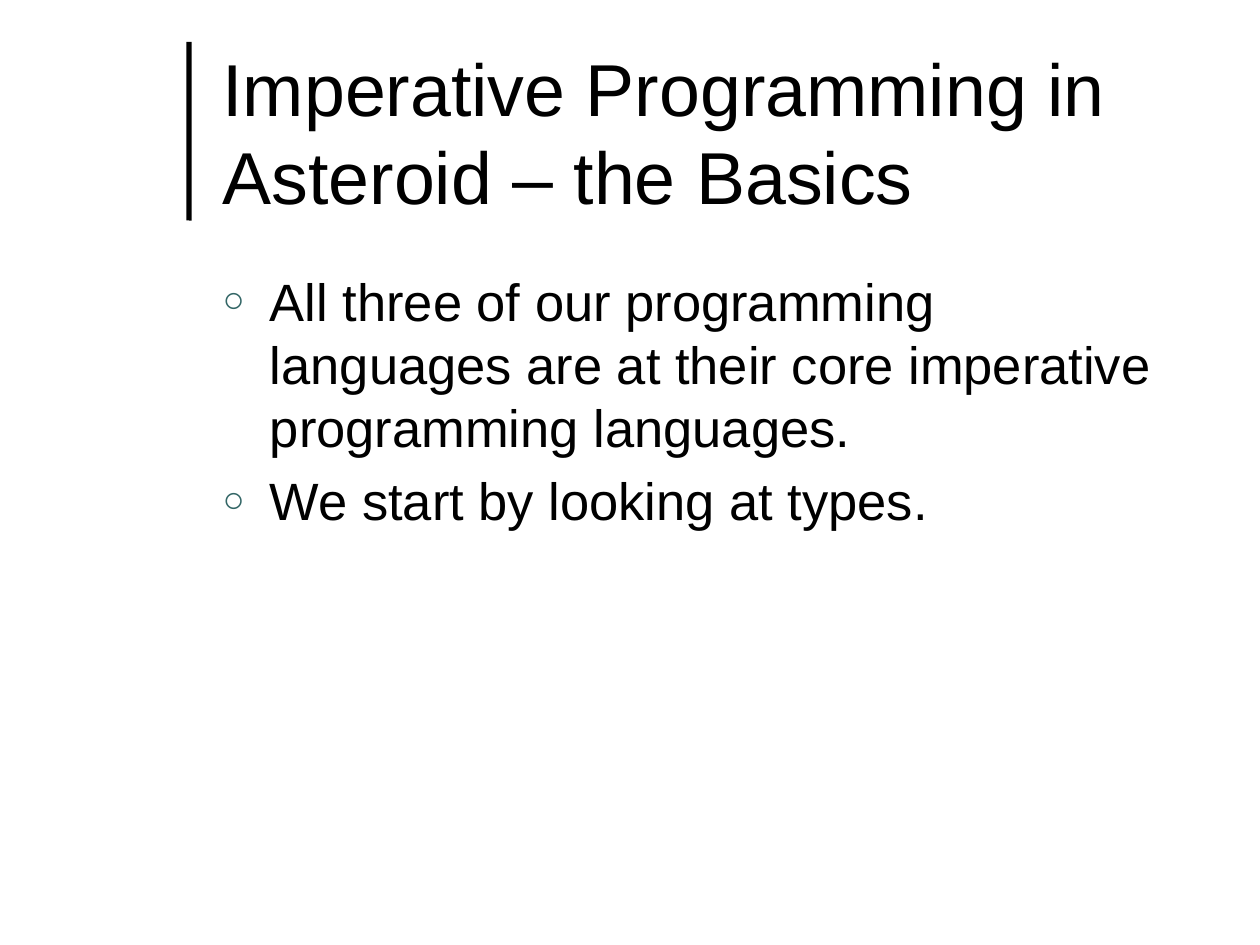
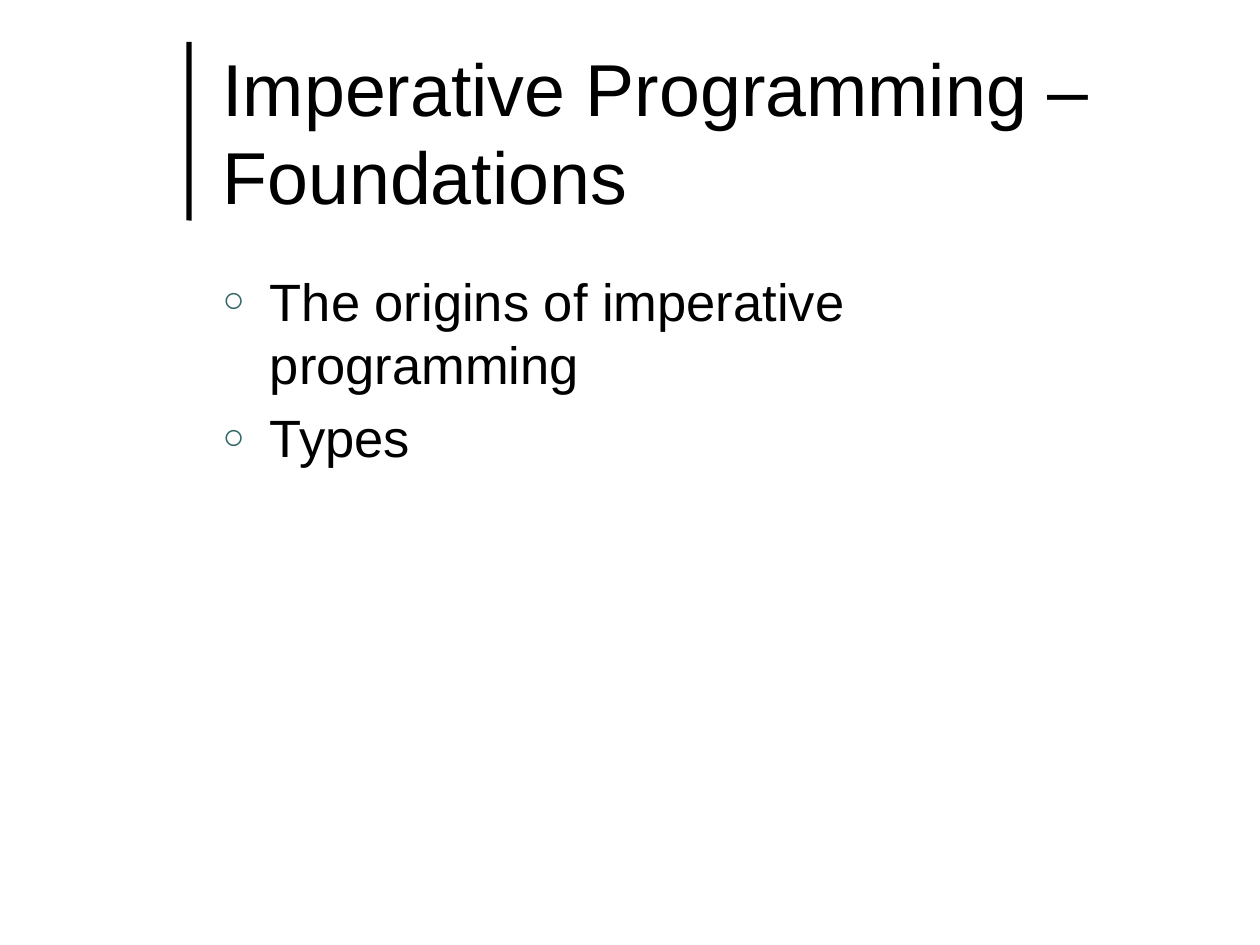
Before and after one commit to lutzhamel/CSC493, a slide deck: slide 1 of notes/csc493-ln002.pptx (slide 2 before the commit). Drawn at 1260x945 pixels with LibreOffice and Linux fonts; fonts in the diff are those of the drawing; background and template pictures are left out. Boxes give left, top, right and bottom in pixels: in the first picture for what was removed or moved away, otherwise in the second. Text is boxed around its words. In the diff, an @@ line names an element or a change of style, - is before the commit and + after.

```diff
--- a/notes/csc493-ln002.pptx
+++ b/notes/csc493-ln002.pptx
@@ title at (223,62,1027,205): text changed @@
-Imperative Programming in Asteroid – the Basics
+Imperative Programming – Foundations
@@ text at (270,283,844,468): text changed @@
-○ All three of our programming languages are at their core imperative programming languages.
-○ We start by looking at types.
+○ The origins of imperative programming
+○ Types
```
Also in this commit, not shown: 7 other slides changed, 4 slides added, 12 other files.
